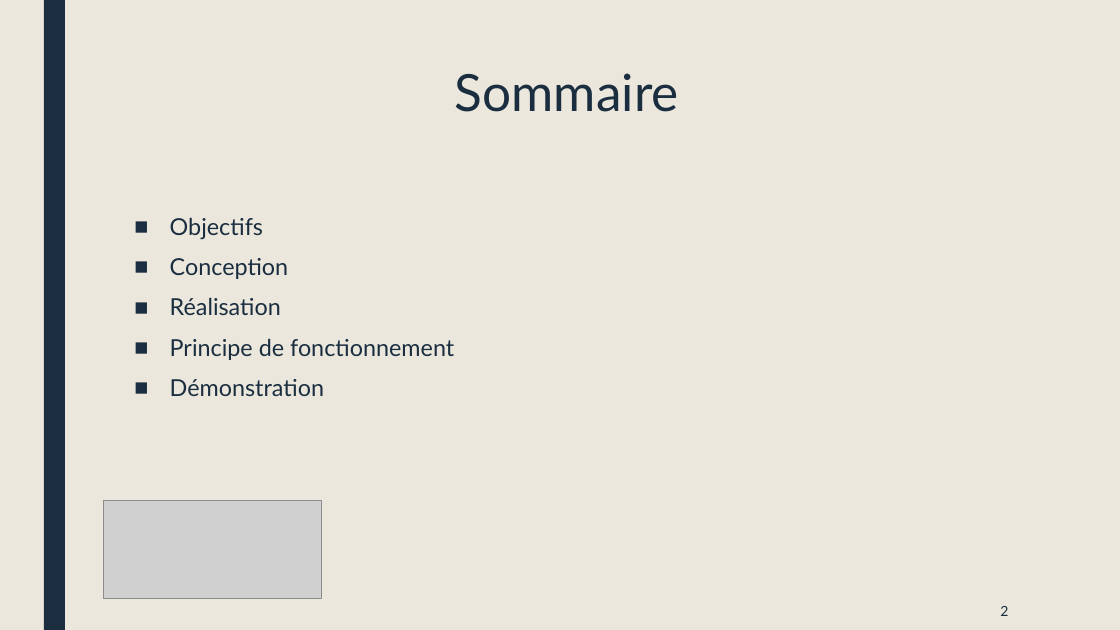
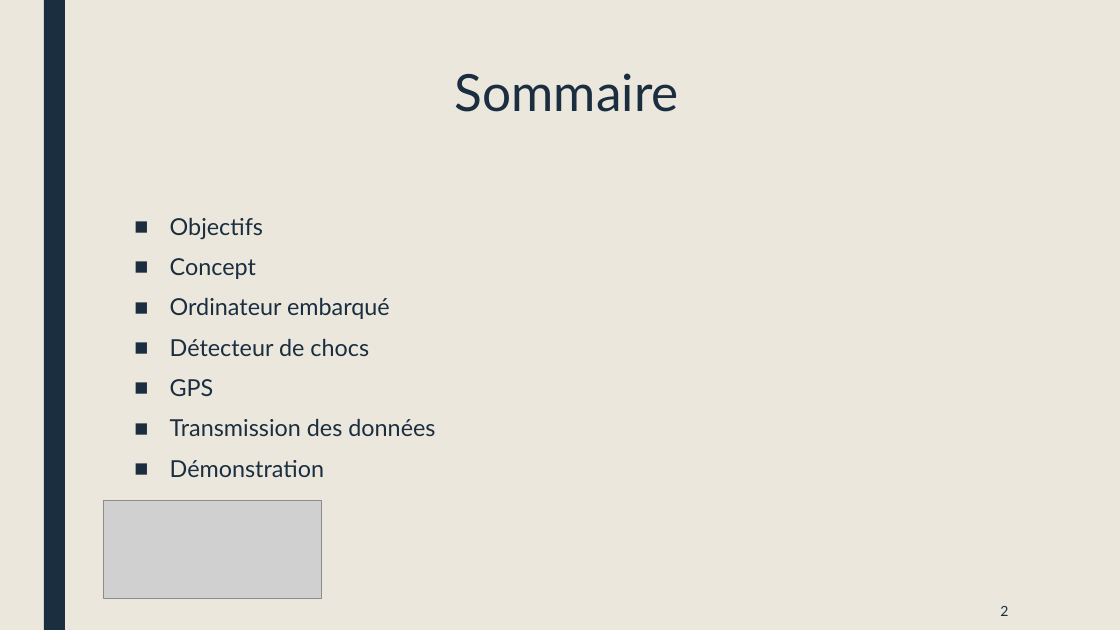
Before and after one commit to JombartOlivier/Isenprotect, a slide deck: slide 2 of Présentation/Présentation 27_02_2018.pptx. Drawn at 1120x630 pixels with LibreOffice and Linux fonts; fonts in the diff are those of the drawing; grey boxes stand for pictures. Boxes give left, top, right and bottom in pixels: in the first picture for what was removed or moved away, otherwise in the second. Text is boxed around its words. In the diff, an @@ line names an element or a change of style, - is before the commit and + after.

```diff
--- a/Présentation/Présentation 27_02_2018.pptx
+++ b/Présentation/Présentation 27_02_2018.pptx
@@ text at [170,258,435,436]: text changed @@
-■ Conception
-■ Réalisation
-■ Principe de fonctionnement
+■ Concept
+■ Ordinateur embarqué
+■ Détecteur de chocs
+■ GPS
+■ Transmission des données
```
Also in this commit, not shown: 6 other slides changed, 2 slides added, 3 slides removed, 1 other file.
